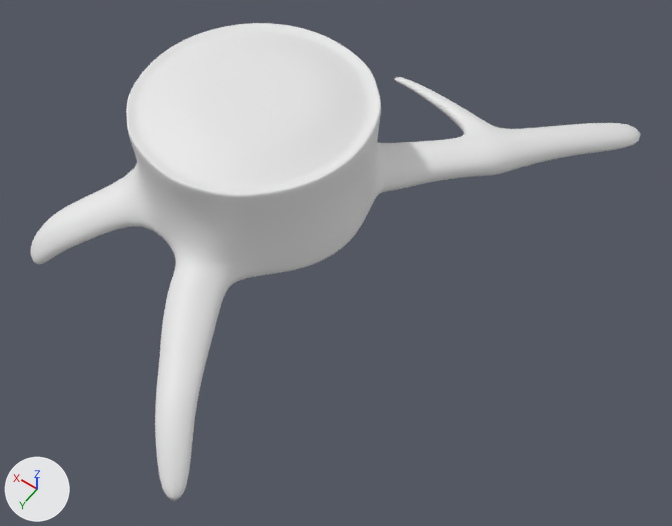
A saved change to the FBX model Plat4m/Assets/Alex/Models/Stump.fbx.
The view is the same before and after, from a camera (50 mm lens) standing at (-3.59, 3.95, 5.8) and looking at (-0.92, 0.23, -0.06). The axes (+X, +Y, +Z) are drawn at lower left. The lights are the same throughout. Where no turn or scale is listed for an object, it has been applied to the vertices.
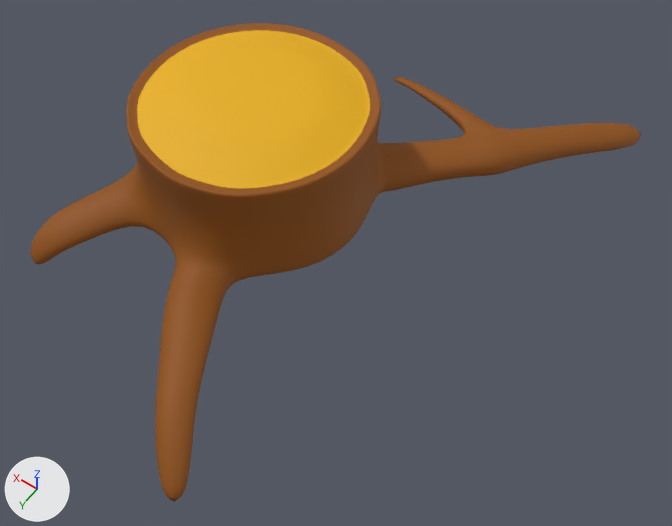
Changed parts and their boxes (x1, y1, x2, y2) in the pictures (672 x 526 px):
'Cylinder', recoloured (white to brown)
    both: (30, 23, 641, 502)
part 1 of me_cylinder_000, recoloured (white to yellow)
    both: (137, 30, 370, 188)

What the commit changed:
Material 'm_Stump_Bark' (mat_m_stump_bark) changes colour from white #e7e7e7 to brown #905000; in linear values from (0.8, 0.8, 0.8) to (0.281, 0.08, 0.0).
Material 'm_Stump_Inside' (mat_m_stump_inside) is new.
Its base color is (0.8, 0.429, 0.0) (yellow #e7af00).
Its roughness is 0.69.
me_cylinder_000 has 4954 vertices, 4952 faces and spans x -2.28..1.27, y -2.74..2.43, z -0.34..1.09.
me_cylinder_000 is used by ob_cylinder; location (0.0, 0.0, 0.0).
me_cylinder_000 part 1: all 780 faces that had it switch from mat_m_stump_wood (white #e7e7e7) to mat_m_stump_inside (yellow #e7af00).
